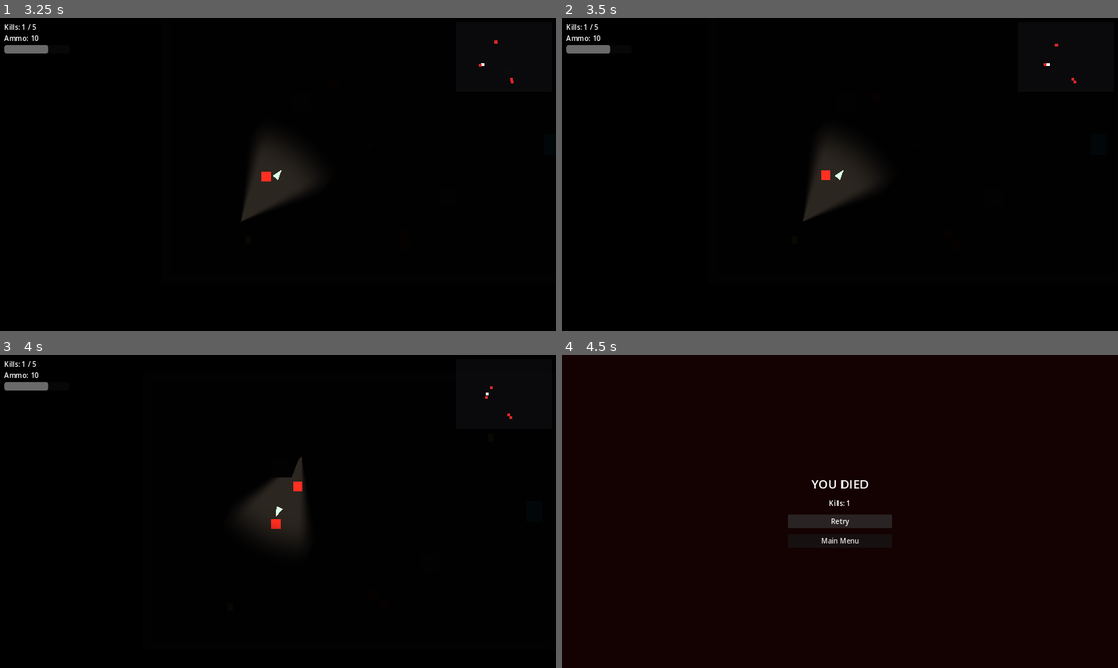
Above: before the commit, frames 1-4 (two rows, left to right).
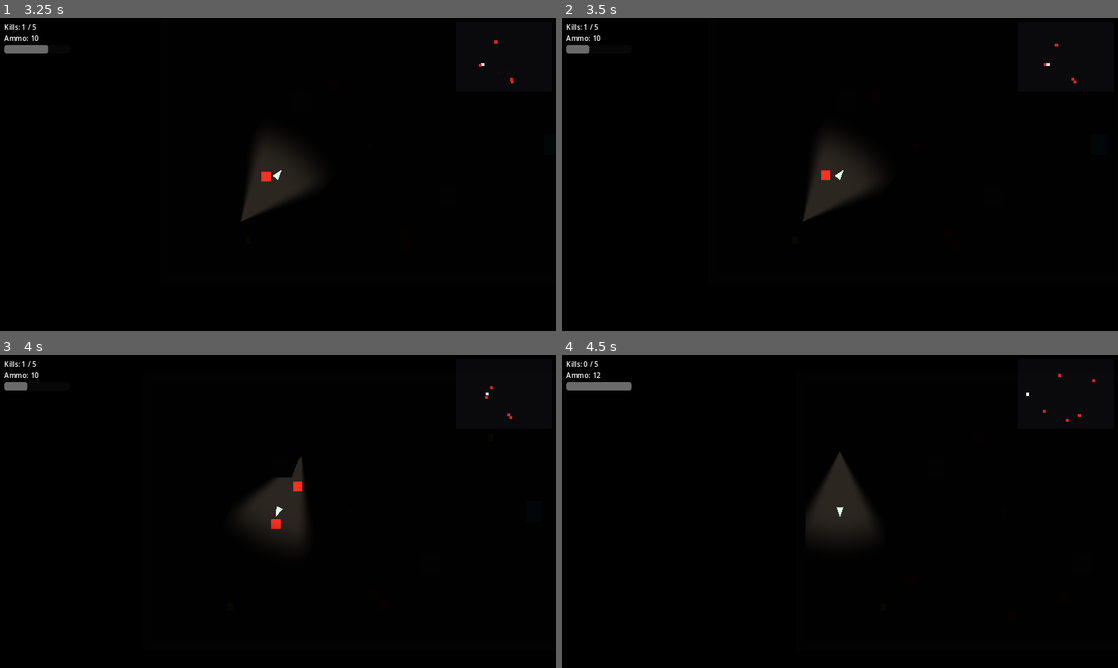
Above: after the commit, the same moments.

Repository: SonponYe/project_Voidlight
Game: Godot game, scene res://scenes/ui/main_menu.tscn
Same seed, same stepped clock (60 frames per second), same inputs: the game is played once before the commit and once after it.
Inputs (mouse positions are in pixels of both pictures, inside the frame that each line leads up to):
- Up to frame 1 (3.25 s): click "Start" at 0.5 s; tap Enter at 1.25 s; move the mouse to (400, 158) at 1.27 s; hold D (move_right) 1.28-2.03 s; click (400, 158) at 1.35 s; move the mouse to (166, 190) at 2.02 s; hold S (move_down) 2.03-2.78 s; tap Shift (sprint) at 2.1 s; tap Space at 2.75 s; move the mouse to (333, 105) at 2.77 s; hold D (move_right) from 2.78 s (still down); click (333, 105) at 2.85 s
- Up to frame 2 (3.5 s): keep holding D (move_right)
- Up to frame 3 (4 s): move the mouse to (250, 574) at 3.52 s; release D (move_right) at 3.53 s; hold W (move_up) from 3.53 s (still down); tap Shift (sprint) at 3.6 s
- Up to frame 4 (4.5 s): release W (move_up) at 4.25 s; click (840, 520) at 4.25 s, where only the run after the commit has a clickable "Retry"

Frame 1 is identical in both runs. In frame 2, 0.1% of the frame differs, in the area x 4-9%, y 8-12%; in frame 3, 0.1%; in frame 4, 2.0%, in the area x 0-96%, y 1-61%.

Commit message:
Fix physics-callback crashes found in actual playtesting
Found by actually running the game: killing an enemy with a bullet,
taking contact damage, and dying all threw engine errors because
code was mutating/freeing CollisionObject2D nodes synchronously from
inside a physics body_entered callback (bullet deactivate(), pickup
queue_free(), and level change_scene_to_file() on death/exit). All
now go through set_deferred()/call_deferred().

Also replaced the enemy's one-shot HitArea.body_entered contact
damage with per-physics-frame overlap polling, since a signal that
only fires on *entering* overlap could leave the player undamaged if
player and enemy stayed pressed together instead of re-triggering
entry — and wired up footstep audio (play while moving, stop when
still) so distance-based volume actually has something to attenuate
once an audio file is assigned.

Co-Authored-By: Claude Sonnet 5 <noreply@anthropic.com>

Diff:
--- a/scripts/bullet/bullet.gd
+++ b/scripts/bullet/bullet.gd
@@ -28,12 +28,15 @@
 	monitorable = true
 
 
+## deactivate() can run from inside this Area2D's own body_entered signal
+## (physics in/out flush), where toggling monitoring/monitorable directly is
+## blocked by the engine — defer them so it's safe from any call site.
 func deactivate() -> void:
 	_active = false
 	visible = false
 	set_physics_process(false)
-	monitoring = false
-	monitorable = false
+	set_deferred("monitoring", false)
+	set_deferred("monitorable", false)
 
 
 func _physics_process(delta: float) -> void:
--- a/scripts/enemies/enemy.gd
+++ b/scripts/enemies/enemy.gd
@@ -42,7 +42,6 @@
 func _ready() -> void:
 	add_to_group("enemies")
 	_player = get_tree().get_first_node_in_group("player")
-	hit_area.body_entered.connect(_on_hit_area_body_entered)
 	_pick_new_wander_direction()
 
 
@@ -62,6 +61,21 @@
 			_process_hunt(delta)
 
 	move_and_slide()
+	_update_footsteps()
+	_update_contact_damage()
+
+
+## AudioStreamPlayer2D attenuates by distance automatically, so once a
+## footstep sound is assigned this alone delivers "volume increases as the
+## monster approaches" — no extra logic needed for that part.
+func _update_footsteps() -> void:
+	if footstep_audio == null or footstep_audio.stream == null:
+		return
+	var moving := velocity.length() > 1.0
+	if moving and not footstep_audio.playing:
+		footstep_audio.play()
+	elif not moving and footstep_audio.playing:
+		footstep_audio.stop()
 
 
 # --- Detection ---------------------------------------------------------------
@@ -136,12 +150,17 @@
 		last_known_player_pos = _player.global_position
 
 
-func _on_hit_area_body_entered(body: Node) -> void:
+## Polls overlap instead of relying on the one-shot body_entered signal, so
+## damage still re-applies after the cooldown even if the player and enemy
+## remain pressed together rather than re-entering the area each time.
+func _update_contact_damage() -> void:
 	if state == State.DEAD or _contact_timer > 0.0:
 		return
-	if body.is_in_group("player") and body.has_method("take_damage"):
-		body.take_damage(contact_damage)
-		_contact_timer = contact_cooldown
+	for body in hit_area.get_overlapping_bodies():
+		if body.is_in_group("player") and body.has_method("take_damage"):
+			body.take_damage(contact_damage)
+			_contact_timer = contact_cooldown
+			break
 
 
 func hit(damage: int = 1) -> void:
--- a/scripts/world/ammo_pickup.gd
+++ b/scripts/world/ammo_pickup.gd
@@ -9,4 +9,6 @@
 func _on_body_entered(body: Node) -> void:
 	if body.is_in_group("player") and body.has_method("add_ammo"):
 		body.add_ammo(Globals.AMMO_PICKUP_AMOUNT)
-		queue_free()
+		# Freeing self (a CollisionObject2D) from inside this physics signal
+		# directly is blocked by the engine — defer it.
+		call_deferred("queue_free")
--- a/scripts/world/health_pickup.gd
+++ b/scripts/world/health_pickup.gd
@@ -11,4 +11,6 @@
 func _on_body_entered(body: Node) -> void:
 	if body.is_in_group("player") and body.has_method("heal"):
 		body.heal(heal_amount)
-		queue_free()
+		# Freeing self (a CollisionObject2D) from inside this physics signal
+		# directly is blocked by the engine — defer it.
+		call_deferred("queue_free")
--- a/scripts/world/level_manager.gd
+++ b/scripts/world/level_manager.gd
@@ -66,18 +66,23 @@
 
 
 func _unlock_exit() -> void:
-	exit_portal.monitoring = true
+	exit_portal.set_deferred("monitoring", true)
 
 
+# _on_exit_entered and _on_player_died both run nested inside a physics
+# body_entered callback (exit portal's own, or the enemy HitArea -> player ->
+# died chain). change_scene_to_file() frees the whole current scene tree,
+# including CollisionObject2D nodes, which the engine blocks while still
+# inside that physics in/out flush — so the actual scene change is deferred.
 func _on_exit_entered(body: Node) -> void:
 	if not body.is_in_group("player"):
 		return
 	if next_level_path.is_empty():
-		get_tree().change_scene_to_file(win_screen_path)
+		get_tree().call_deferred("change_scene_to_file", win_screen_path)
 	else:
 		Globals.current_level += 1
-		get_tree().change_scene_to_file(next_level_path)
+		get_tree().call_deferred("change_scene_to_file", next_level_path)
 
 
 func _on_player_died() -> void:
-	get_tree().change_scene_to_file(game_over_path)
+	get_tree().call_deferred("change_scene_to_file", game_over_path)
